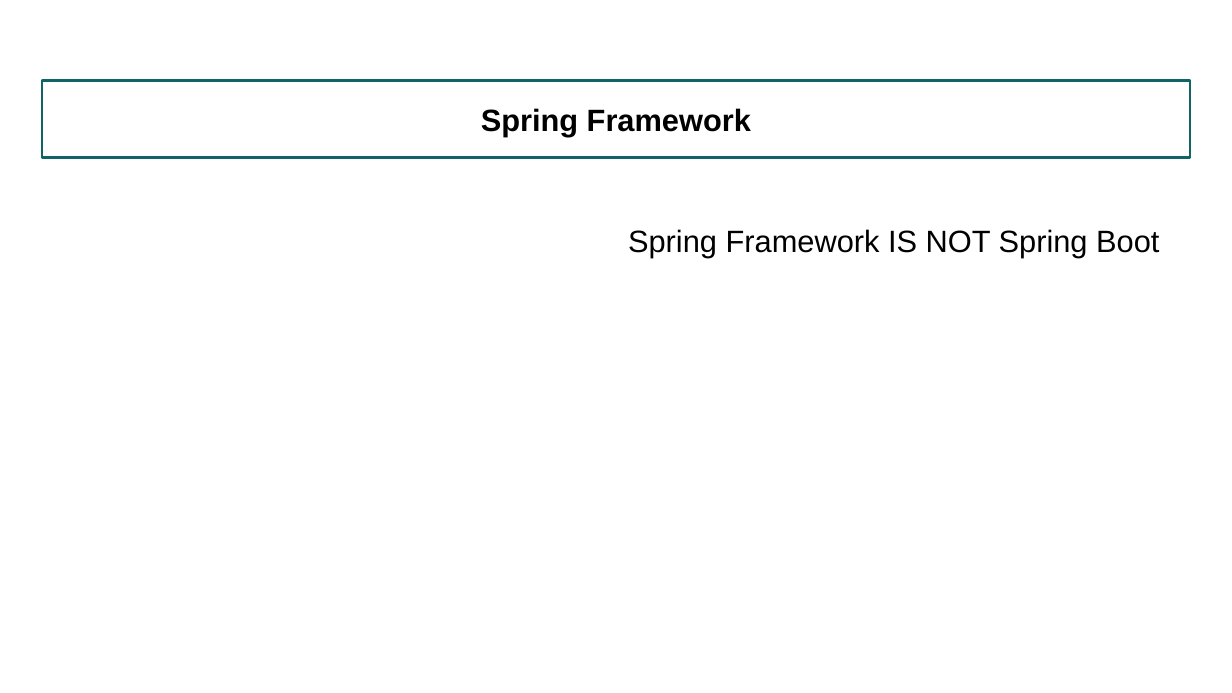
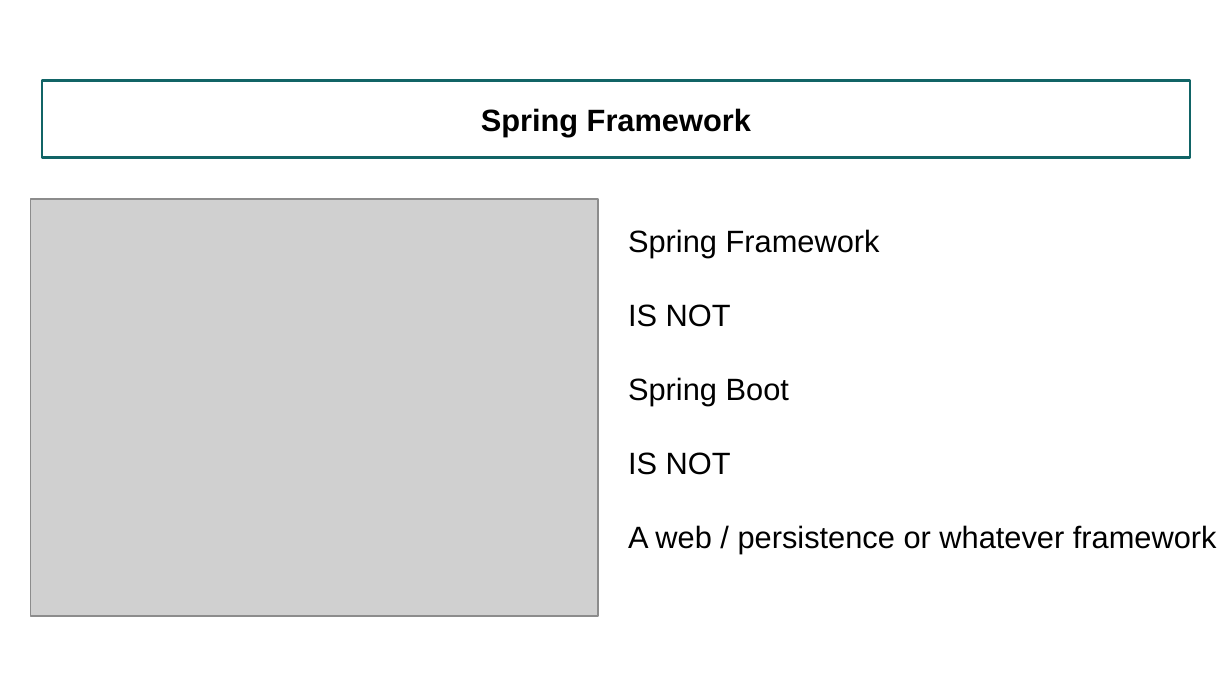
Before and after one commit to roskenet/spring-stuff, a slide deck: slide 8 of JavaKotlinSpring.odp. Drawn at 1232x693 pixels with LibreOffice and Linux fonts; fonts in the diff are those of the drawing; grey boxes stand for pictures. Boxes give left, top, right and bottom in pixels: in the first picture for what was removed or moved away, otherwise in the second. Text is boxed around its words. In the diff, an @@ line names an element or a change of style, - is before the commit and + after.

```diff
--- a/JavaKotlinSpring.odp
+++ b/JavaKotlinSpring.odp
@@ picture added at [31, 198, 598, 616] @@
@@ text at [628, 229, 1217, 553]: text changed @@
-Spring Framework IS NOT Spring Boot
+Spring Framework
+IS NOT
+Spring Boot
+IS NOT
+A web / persistence or whatever framework
```
Also in this commit, not shown: 2 other slides changed, 1 slide added.
